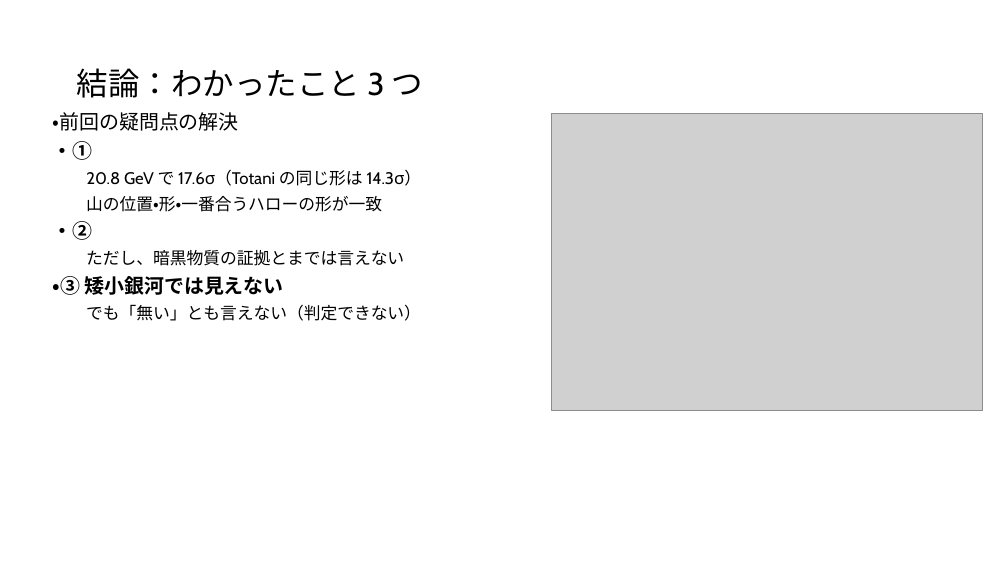
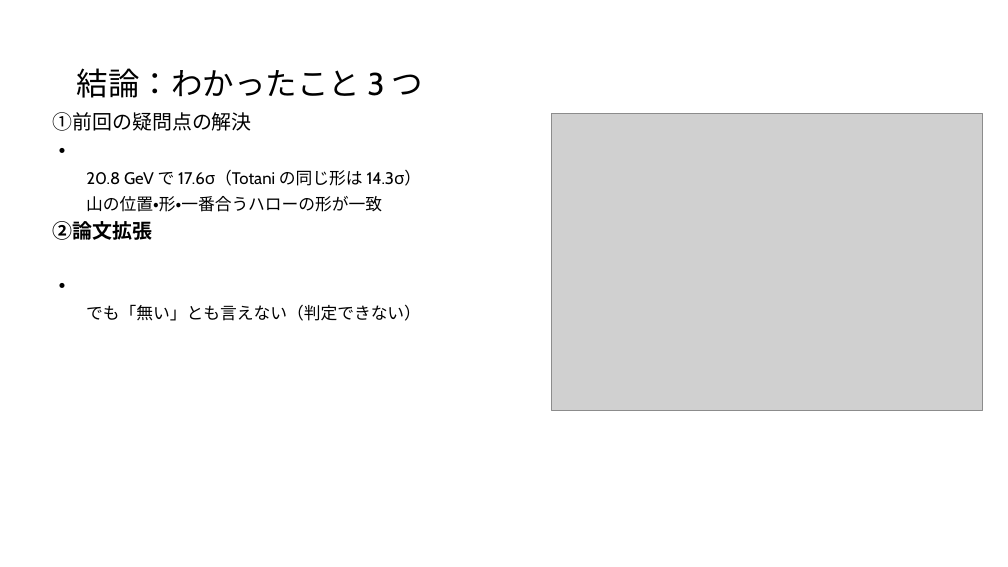
Before and after one commit to Mikann20041029/darkmatter-slides, a slide deck: slide 2 of slides/2026-10-09_研究報告_10枚版.pptx. Drawn at 1008x567 pixels with LibreOffice and Linux fonts; fonts in the diff are those of the drawing; grey boxes stand for pictures. Boxes give left, top, right and bottom in pixels: in the first picture for what was removed or moved away, otherwise in the second. Text is boxed around its words. In the diff, an @@ line names an element or a change of style, - is before the commit and + after.

Commit message:
slides: 本人の編集版を更新 (10-06 14:54)

```diff
--- a/slides/2026-10-09_研究報告_10枚版.pptx
+++ b/slides/2026-10-09_研究報告_10枚版.pptx
@@ text at <box>53,112,252,153</box>: text changed @@
-・前回の疑問点の解決
-・①
+①前回の疑問点の解決
+・
@@ text at <box>53,221,153,288</box>: text changed; size 16 to 19 pt; bold on @@
-・②
-ただし、暗黒物質の証拠とまでは言えない
-・③ 矮小銀河では見えない
+②論文拡張
+・
```
